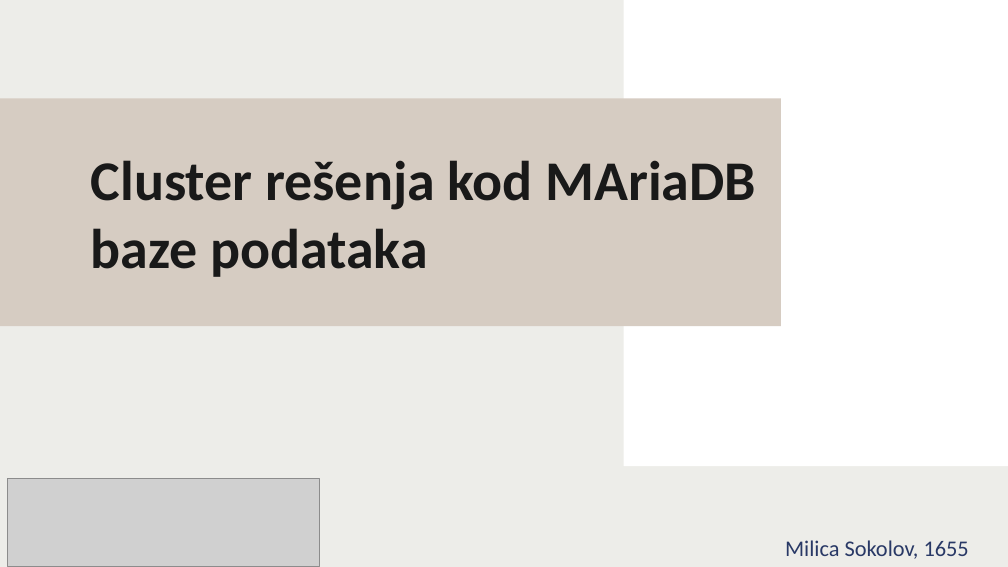
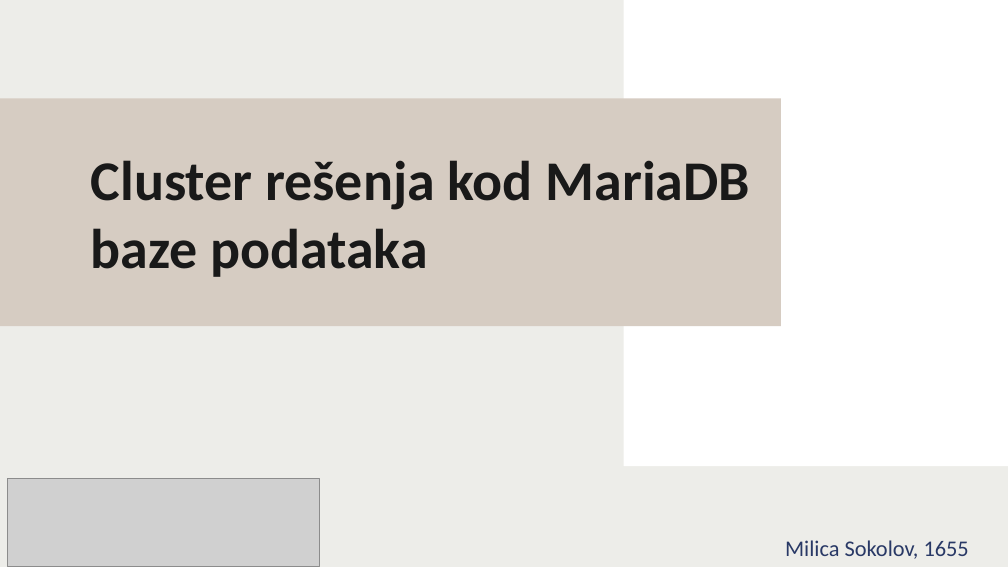
Before and after one commit to MilicaSokolov/Sistemi-za-upravljanje-bazama-podataka, a slide deck: slide 1 of Seminarski rad III/Cluster rešenja kod MariaDB baze podataka.pptx. Drawn at 1008x567 pixels with LibreOffice and Linux fonts; fonts in the diff are those of the drawing; grey boxes stand for pictures. Boxes give left, top, right and bottom in pixels: in the first picture for what was removed or moved away, otherwise in the second. Text is boxed around its words. In the diff, an @@ line names an element or a change of style, - is before the commit and + after.

```diff
--- a/Seminarski rad III/Cluster rešenja kod MariaDB baze podataka.pptx
+++ b/Seminarski rad III/Cluster rešenja kod MariaDB baze podataka.pptx
@@ title at bbox=[91, 160, 750, 277]: text changed @@
-Cluster rešenja kod MAriaDB baze podataka
+Cluster rešenja kod MariaDB baze podataka
```
Also in this commit, not shown: 2 other slides changed, 1 slide added, 1 slide removed.
